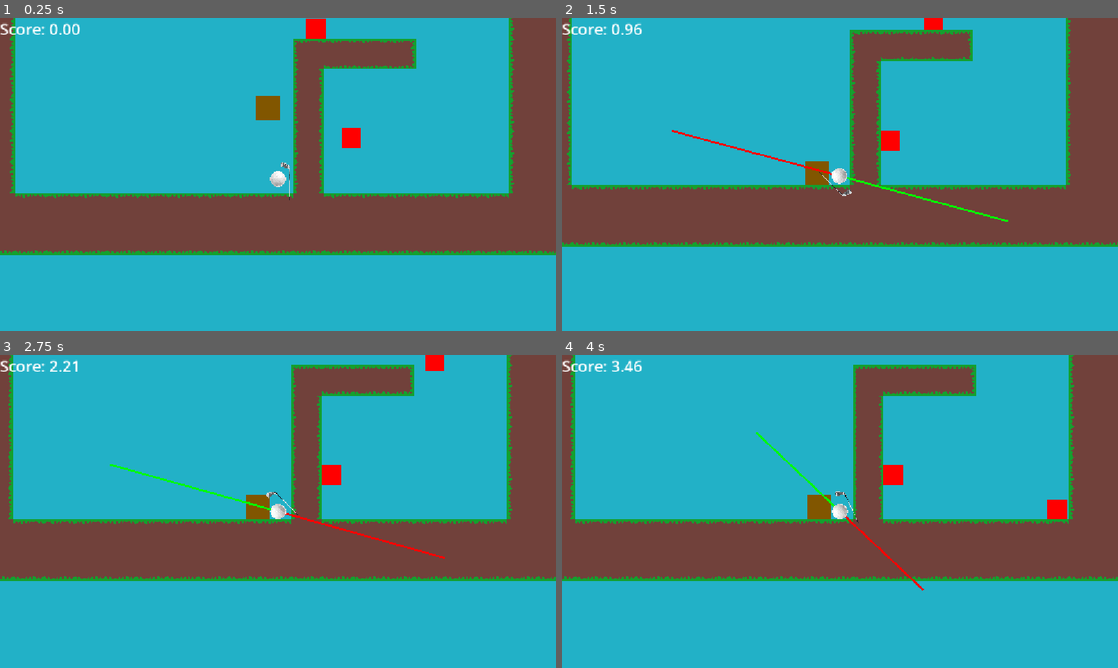
Above: before the commit, frames 1-4 (two rows, left to right).
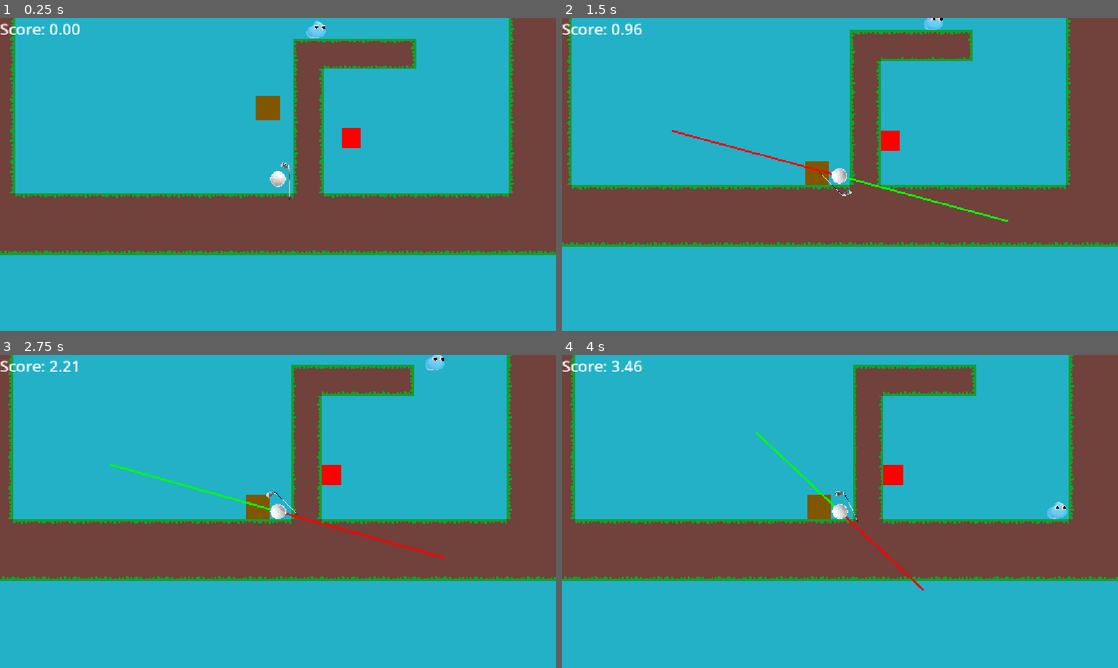
Above: after the commit, the same moments.

Repository: EshanDoes/haven-golf
Game: Godot game, scene res://scenes/levels/test.tscn
The game is run twice, just before and just after one commit, with the same random seed, the same clock (stepped at 60 frames per second) and the same inputs. The project has no main scene, so this scene is started directly.
Inputs (mouse positions are in pixels of both pictures, inside the frame that each line leads up to):
- Up to frame 1 (0.25 s): no input
- Up to frame 2 (1.5 s): tap Enter at 0.5 s; move the mouse to (812, 237) at 0.52 s; press the mouse at (812, 237) at 0.53 s; hold Right from 0.53 s (still down); tap Up at 0.77 s; move the mouse to (1006, 221) at 1.27 s; release the mouse at (1006, 221) at 1.28 s; tap Alt at 1.35 s
- Up to frame 3 (2.75 s): tap Up at 1.52 s; move the mouse to (111, 464) at 2.02 s; release Right at 2.03 s; hold Left from 2.03 s (still down); tap Shift at 2.1 s
- Up to frame 4 (4 s): keep holding Left; move the mouse to (867, 511) at 2.77 s; click (867, 511) at 2.85 s; tap Up at 3.02, 3.77 s; move the mouse to (756, 433) at 3.52 s; tap Alt at 3.6 s

The runs differ from the first frame. In frame 1, 0.2% of the frame differs, in the area x 55-59%, y 0-7%; in frame 2, 0.1%; in frame 3, 0.2%; in frame 4, 0.2%.

Commit message:
Added some polish
- Replaced landenemy placeholder
- Added sway shader to flag
- Added par grades to end screen (which are probably inaccurate and could very well cause me to be corrected)

Diff:
--- a/scenes/levels/1.tscn
+++ b/scenes/levels/1.tscn
@@ -6,6 +6,52 @@
 [ext_resource type="PackedScene" uid="uid://d12w8xn14gs0k" path="res://scenes/obstacles/landenemy.tscn" id="3_f00r8"]
 [ext_resource type="PackedScene" uid="uid://cjv0quraql88e" path="res://scenes/obstacles/enemy.tscn" id="4_f00r8"]
 [ext_resource type="Texture2D" uid="uid://cs42ac3d2unbg" path="res://sprites/flag.png" id="6_4o7q8"]
+
+[sub_resource type="Shader" id="Shader_kpjit"]
+code = "shader_type canvas_item;
+
+// Original shader by DimensionAlmios, can be found here: https://godotshaders.com/shader/wind-sway-for-foliage-and-flags/
+// Wind sway for foliage, flags, hair and banners. The top of the sprite sways
+// most; the bottom row stays anchored.
+uniform float strength : hint_range(0.0, 0.5) = 0.04;
+uniform float speed : hint_range(0.0, 6.0) = 2.0;
+uniform vec2 sheet_frames = vec2(1.0, 1.0);   // a sprite sheet: its hframes and vframes, so the effect works per frame
+// 0: every sprite sways in step. Up to 1: each one is shifted in time by its place in the
+// world, so a row of bushes does not sway as one
+uniform float position_phase : hint_range(0.0, 1.0) = 0.0;
+
+varying vec4 vertex_tint;   // modulate and self_modulate, applied at the end
+varying float phase;
+
+void vertex() {
+	vertex_tint = COLOR;
+	phase = MODEL_MATRIX[3].x * 0.02 * position_phase;
+}
+
+void fragment() {
+	// the frame of a sprite sheet (1 x 1: the whole texture, as before)
+	vec2 cell = min(floor(UV * sheet_frames), sheet_frames - 1.0);
+	vec2 uv = UV * sheet_frames - cell;
+	// (a whole number of turns per hour: no jump when TIME starts again every hour)
+	float sp = round(speed * 3600.0 / TAU) * TAU / 3600.0;
+	float sway = sin(TIME * sp + uv.y * 3.0 + phase) * strength * (1.0 - uv.y);
+	uv.x += sway;
+	COLOR = texture(TEXTURE, (cell + uv) / sheet_frames);
+	// what sways past the side of the frame is empty, not a smear of its edge column (or
+	// the frame next door)
+	// (faded over a pixel, not cut: a sprite opaque up to its side keeps a smooth edge)
+	float px = fwidth(uv.x) + 1e-5;
+	COLOR.a *= smoothstep(-px, 0.0, uv.x) * (1.0 - smoothstep(1.0, 1.0 + px, uv.x));
+	COLOR *= vertex_tint;
+}
+"
+
+[sub_resource type="ShaderMaterial" id="ShaderMaterial_4o7q8"]
+shader = SubResource("Shader_kpjit")
+shader_parameter/strength = 0.5
+shader_parameter/speed = 1.5000000712500001
+shader_parameter/sheet_frames = Vector2(1, 0.15)
+shader_parameter/position_phase = 0.0
 
 [sub_resource type="RectangleShape2D" id="RectangleShape2D_4kxuq"]
 size = Vector2(100, 250)
@@ -55,6 +101,7 @@
 collision_layer = 16
 
 [node name="Sprite" type="Sprite2D" parent="Flag" unique_id=1365046142]
+material = SubResource("ShaderMaterial_4o7q8")
 texture = ExtResource("6_4o7q8")
 
 [node name="CollisionShape2D" type="CollisionShape2D" parent="Flag" unique_id=471574946]
--- a/scenes/obstacles/landenemy.tscn
+++ b/scenes/obstacles/landenemy.tscn
@@ -1,6 +1,7 @@
 [gd_scene format=3 uid="uid://d12w8xn14gs0k"]
 
 [ext_resource type="Script" uid="uid://1jr4kdlxkm10" path="res://scripts/landenemy.gd" id="1_l71me"]
+[ext_resource type="Texture2D" uid="uid://10lmercoaagh" path="res://sprites/landenemy.png" id="2_2g3if"]
 
 [sub_resource type="RectangleShape2D" id="RectangleShape2D_4kxuq"]
 size = Vector2(80, 80)
@@ -16,6 +17,7 @@
 shape = SubResource("RectangleShape2D_4kxuq")
 
 [node name="ColorRect" type="ColorRect" parent="." unique_id=763747676]
+visible = false
 offset_left = -40.0
 offset_top = -40.0
 offset_right = 40.0
@@ -25,3 +27,8 @@
 [node name="Turn Cooldown" type="Timer" parent="." unique_id=2013184005]
 wait_time = 0.1
 one_shot = true
+
+[node name="Sprite" type="Sprite2D" parent="." unique_id=1860587722]
+position = Vector2(0, 3.9999998)
+scale = Vector2(0.05, 0.05)
+texture = ExtResource("2_2g3if")
--- a/scripts/ball.gd
+++ b/scripts/ball.gd
@@ -43,7 +43,7 @@
 	club.get_node("Sprite").rotation_degrees = -15 + (45 + launch_strength / launch_affecting_club) * (1 - spin_timer.time_left * 2)
 	if score != 0 and !win:
 		score += delta
-		score_text.text = "Score: " + str(round(score*100)/100)
+		score_text.text = "Score: " + str(snapped(score, 0.01))
 
 func _input(event):
 	if event.is_action_pressed("click") and !is_dashing and !win:
@@ -81,7 +81,19 @@
 		elif body.get_collision_layer_value(5):
 			win = true
 			score_text.visible = false
-			win_text.text = "You win!\nFinal score: "+str(round(score*100)/100)
+			win_text.text += str(snapped(score, 0.01))
+			if score > 1:
+				win_text.text += "\nBogey x" + str(roundi(score))
+			elif score > 0:
+				win_text.text += "\nPar"
+			elif score > -1:
+				win_text.text += "\nBirdie"
+			elif score > -2:
+				win_text.text += "\nEagle"
+			elif score > -3:
+				win_text.text += "\nDouble Eagle"
+			else:
+				win_text.text += "\nCondor"
 			win_text.visible = true
 
 func _on_spin_timeout() -> void:
--- a/scripts/landenemy.gd
+++ b/scripts/landenemy.gd
@@ -3,6 +3,7 @@
 @export var move_speed = 10.0
 @export var gravity = 1.0
 @onready var turn_cooldown = $"Turn Cooldown"
+@onready var sprite = $Sprite
 var movement_direction = 1.0
 
 func _physics_process(delta: float) -> void:
@@ -19,3 +20,7 @@
 	if is_on_wall() and turn_cooldown.is_stopped():
 		movement_direction *= -1
 		turn_cooldown.start()
+		if move_speed * movement_direction > 0:
+			sprite.flip_h = false
+		else:
+			sprite.flip_h = true
Binary file changed: sprites/flag.png
Binary file added: sprites/landenemy.png
Not shown, added: sprites/landenemy.png.import
